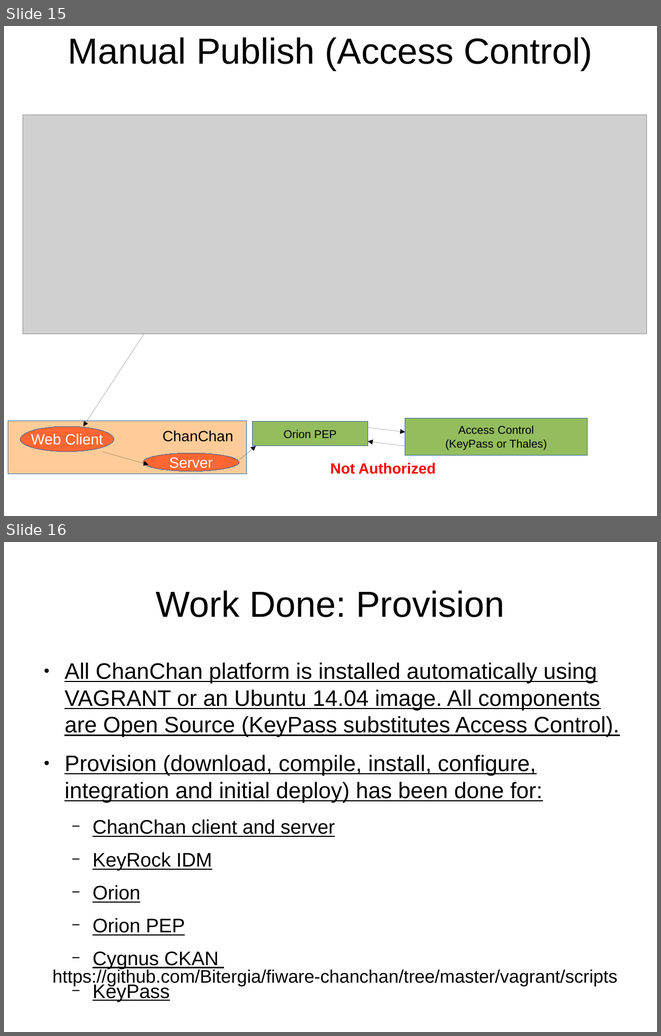
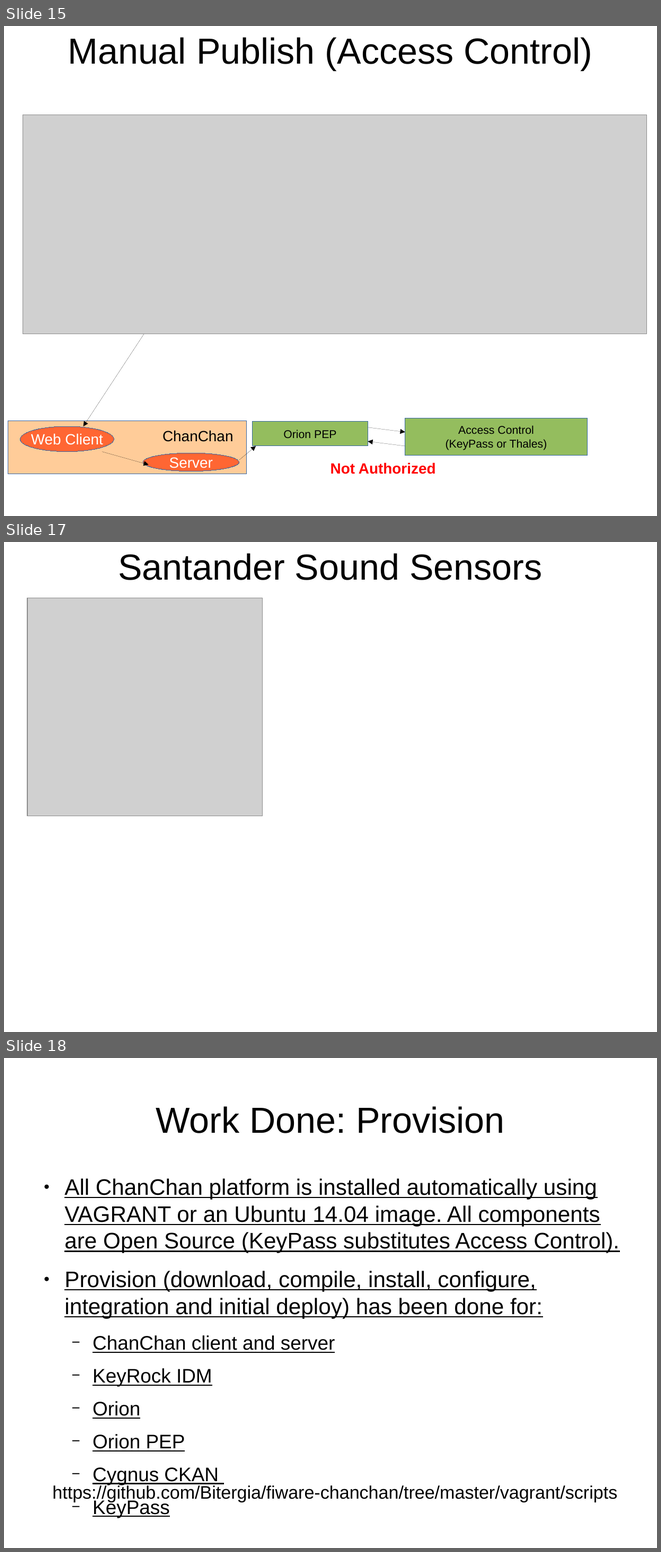
Before and after one commit to Bitergia/fiware-chanchan, a slide deck: doc/ChanChan.odp. Shown one above the other, each under a label of ours: slides 15 and 16 before the commit, slides 15, 17 and 18 after it; the slides between them are not shown. The pictures are 661x1036 and 661x1552 pixels, drawn with LibreOffice and Linux fonts; fonts in the diff are those of the drawing; grey boxes stand for pictures. Boxes give left, top, right and bottom in pixels: in the first picture for what was removed or moved away, otherwise in the second. Text is boxed around its words. In the diff, an @@ line names an element or a change of style, - is before the commit and + after.

Commit message:
Added first slides for Santander sensores. Completed global architecture with KeyRock from filabs.

```diff
--- a/doc/ChanChan.odp
+++ b/doc/ChanChan.odp
@@ slide 17 added at [4, 542, 657, 1032], background #FFFFFF @@
@@ title added at [118, 553, 542, 580], 44 pt, text #000000 @@
+Santander Sound Sensors
@@ picture added at [27, 598, 262, 816] @@
@@ what was slide 16 is now slide 18 @@
```
Also in this commit, not shown: 2 slides changed, 1 other slide added, 1 other file.
